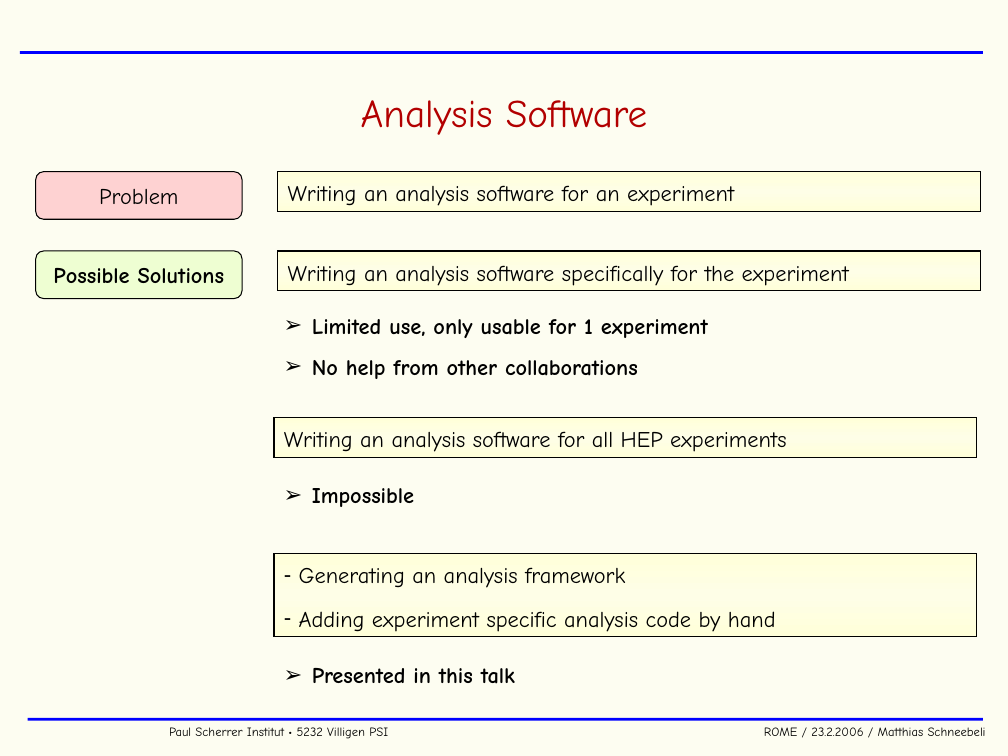
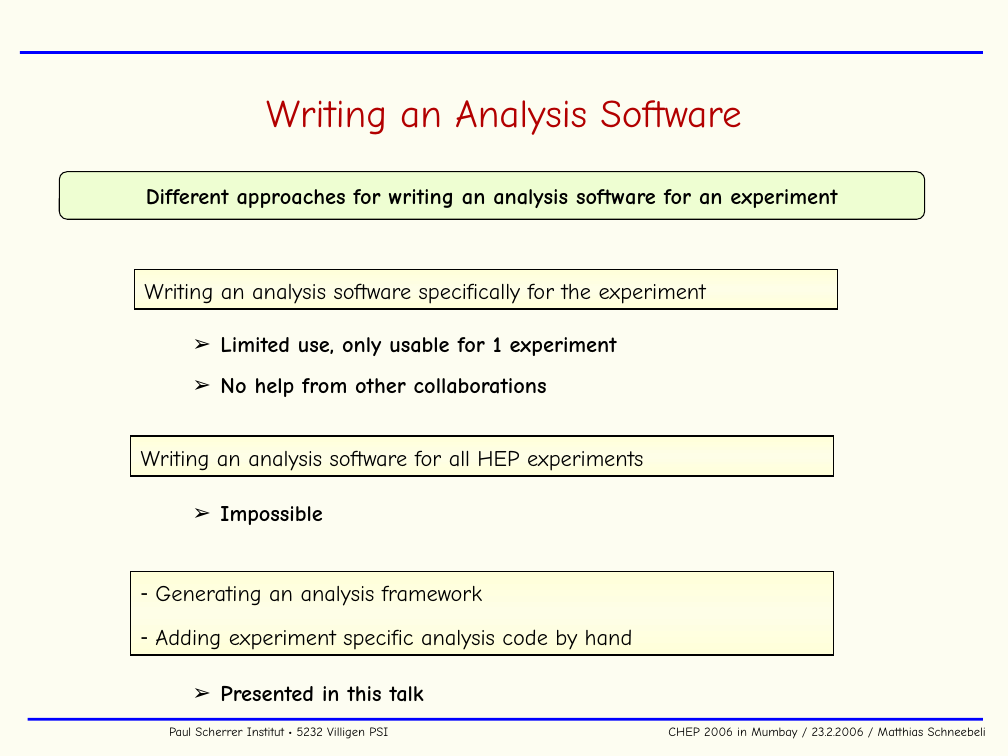
Before and after one commit to cjpl/rome, a slide deck: slide 5 of rome/documentation/ROME.ppt. Drawn at 1008x756 pixels with LibreOffice and Linux fonts; fonts in the diff are those of the drawing; background and template pictures are left out. Boxes give left, top, right and bottom in pixels: in the first picture for what was removed or moved away, otherwise in the second. Text is boxed around its words. In the diff, an @@ line names an element or a change of style, - is before the commit and + after.

```diff
--- a/rome/documentation/ROME.ppt
+++ b/rome/documentation/ROME.ppt
@@ title at [266,100,742,135]: text changed @@
-Analysis Software
+Writing an Analysis Software
@@ rounded rectangle removed at [35,171,242,219] @@
-Problem
@@ rounded rectangle "Different approaches for writing an ...": place and size @@
-rounded rectangle "Different approaches for writing an ..." at [278,171,981,212]
+rounded rectangle "Different approaches for writing an ..." at [59,171,925,219]
@@ rounded rectangle "Different approaches for writing an ..." at [59,171,925,219]: vertical alignment top to middle; rectangle to rounded rectangle; fill gradient #FFFFD9 to #FEFEE7 to #EEFED2; outline #000000 0.99 pt to #000000 0.74 pt @@
@@ text in rounded rectangle at [146,189,837,208]: text changed; bold on @@
-Writing an analysis software for an experiment
+Different approaches for writing an analysis software for an experiment
@@ rounded rectangle removed at [35,251,242,298] @@
-Possible Solutions
@@ 3 rectangles: place and size @@
-3 rectangles at [274,251,981,637]
+3 rectangles at [131,269,838,655]
@@ 3 texts: place and size @@
-3 texts at [312,319,708,684]
+3 texts at [220,337,617,702]
@@ text at [169,727,986,739]: text changed @@
-Paul Scherrer Institut • 5232 Villigen PSI ROME / 23.2.2006 / Matthias Schneebeli
+Paul Scherrer Institut • 5232 Villigen PSI CHEP 2006 in Mumbay / 23.2.2006 / Matthias Schneebeli
```
Also in this commit, not shown: 65 other slides changed.
